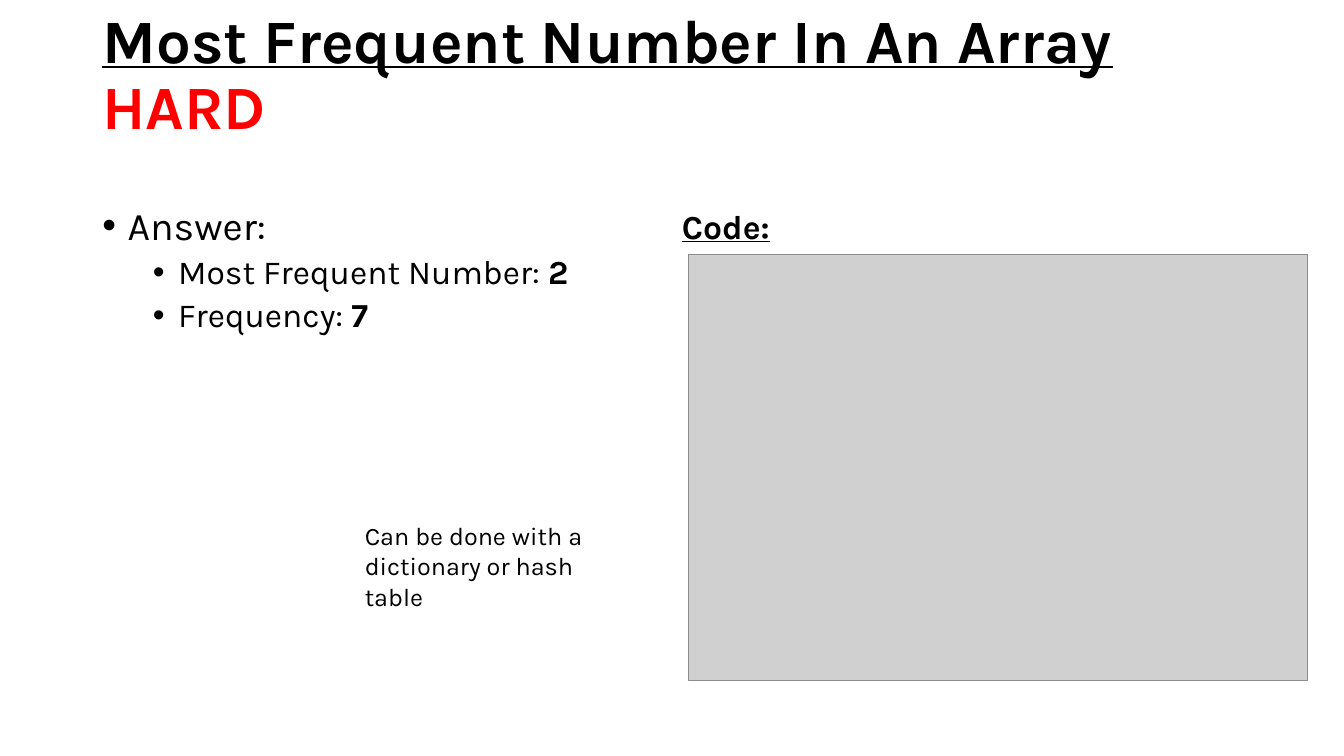
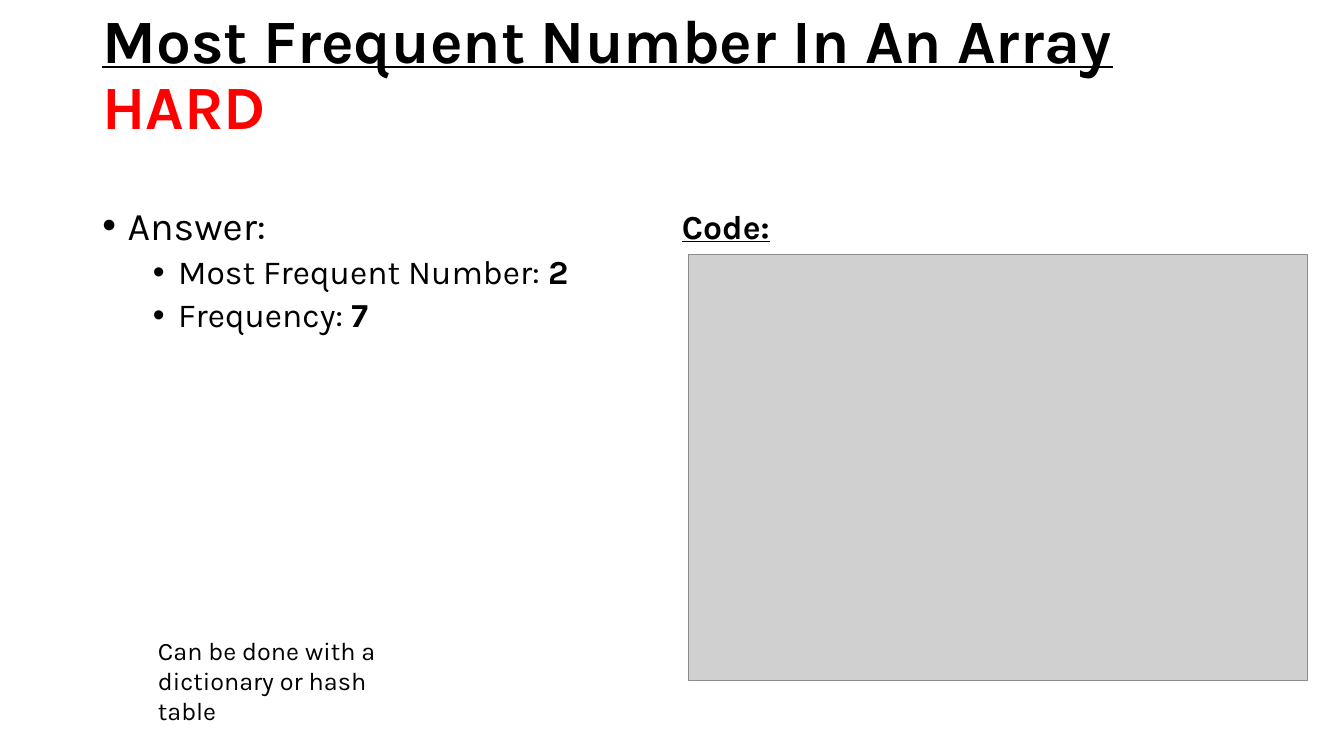
Before and after one commit to Pancake-Gang/temaCode, a slide deck: slide 7 of TEMA Coding.pptx. Drawn at 1344x756 pixels with LibreOffice and Linux fonts; fonts in the diff are those of the drawing; grey boxes stand for pictures. Boxes give left, top, right and bottom in pixels: in the first picture for what was removed or moved away, otherwise in the second. Text is boxed around its words. In the diff, an @@ line names an element or a change of style, - is before the commit and + after.

```diff
--- a/TEMA Coding.pptx
+++ b/TEMA Coding.pptx
@@ text "Can be done with a ...": place and size @@
-text "Can be done with a ..." at (365, 527, 582, 607)
+text "Can be done with a ..." at (158, 642, 375, 721)
```
Also in this commit, not shown: 2 other slides changed.
